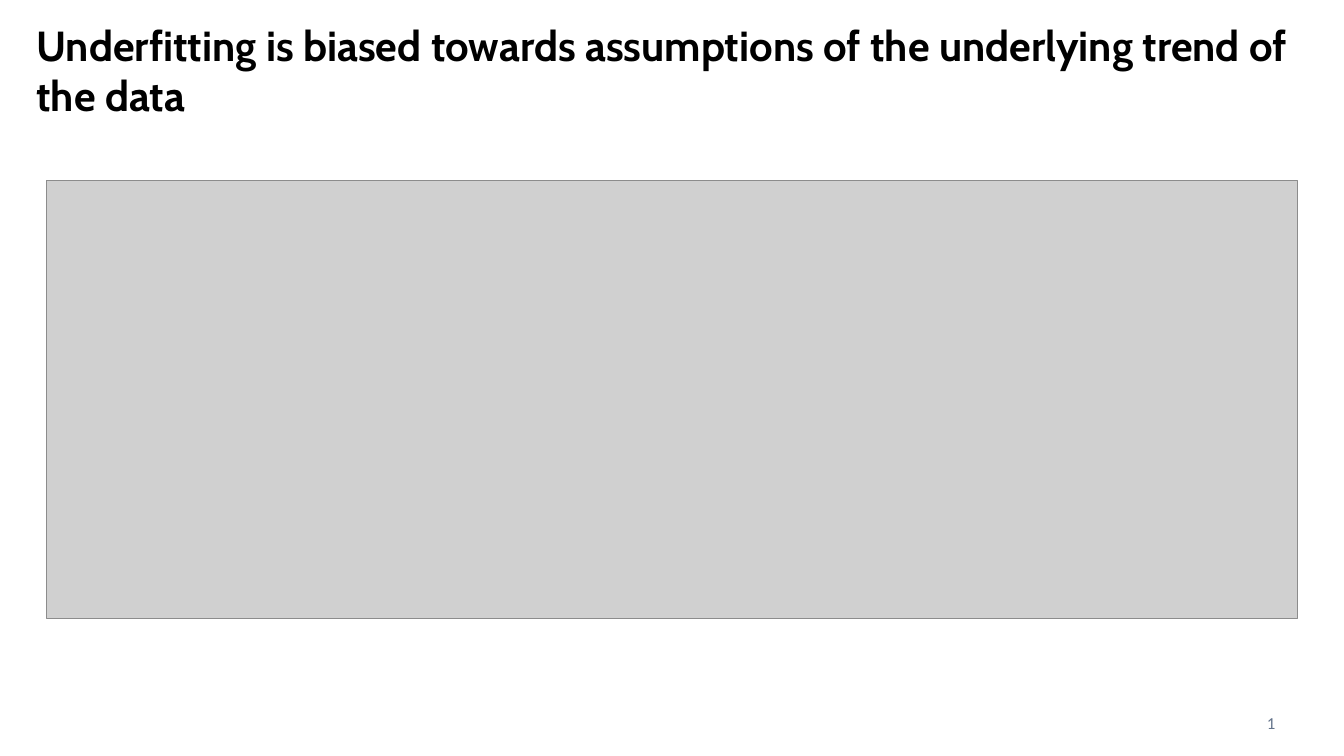
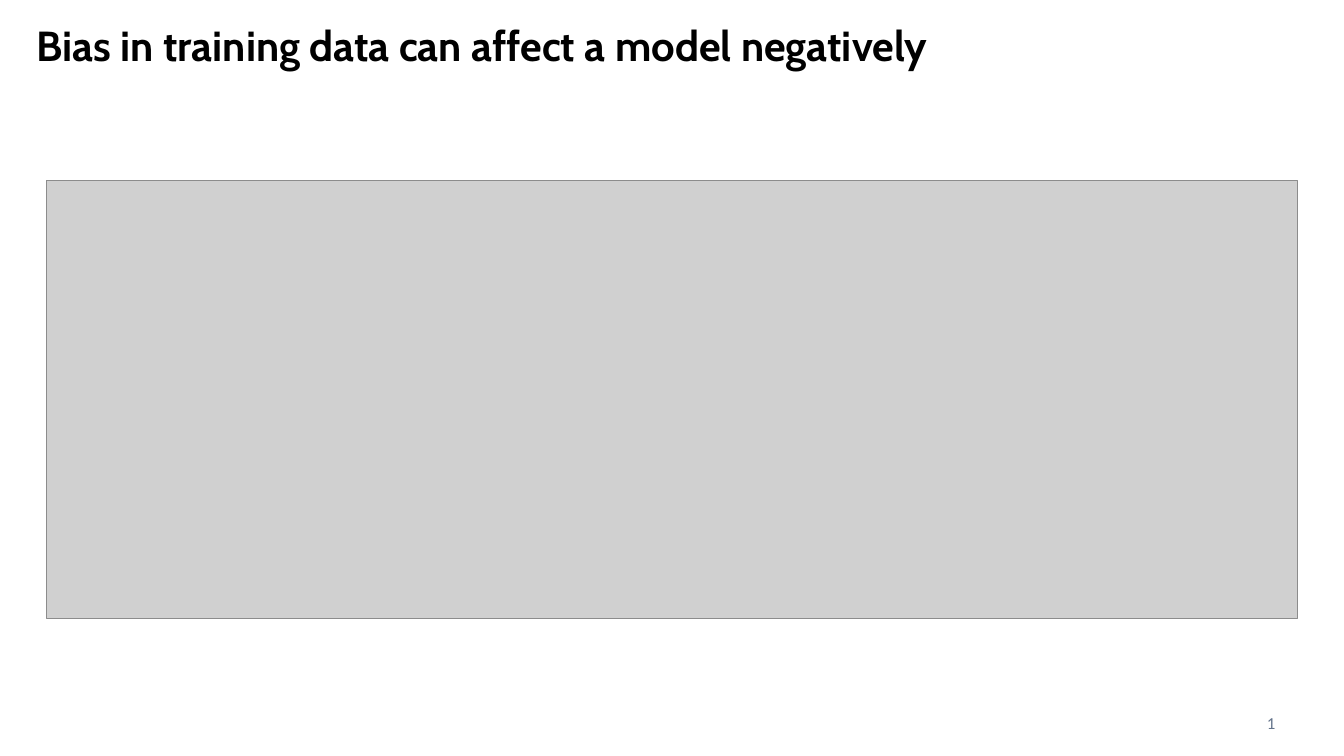
Before and after one commit to CompOmics/ML_AI_Analytical_Chemistry_Course, a slide deck: slide 5 of 03_Evaluation/slides/3_1_regularization.pptx. Drawn at 1344x756 pixels with LibreOffice and Linux fonts; fonts in the diff are those of the drawing; grey boxes stand for pictures. Boxes give left, top, right and bottom in pixels: in the first picture for what was removed or moved away, otherwise in the second. Text is boxed around its words. In the diff, an @@ line names an element or a change of style, - is before the commit and + after.

```diff
--- a/03_Evaluation/slides/3_1_regularization.pptx
+++ b/03_Evaluation/slides/3_1_regularization.pptx
@@ text at (36, 29, 927, 71): text changed @@
-Underfitting is biased towards assumptions of the underlying trend of the data
+Bias in training data can affect a model negatively
```
Also in this commit, not shown: 7 other slides changed.
